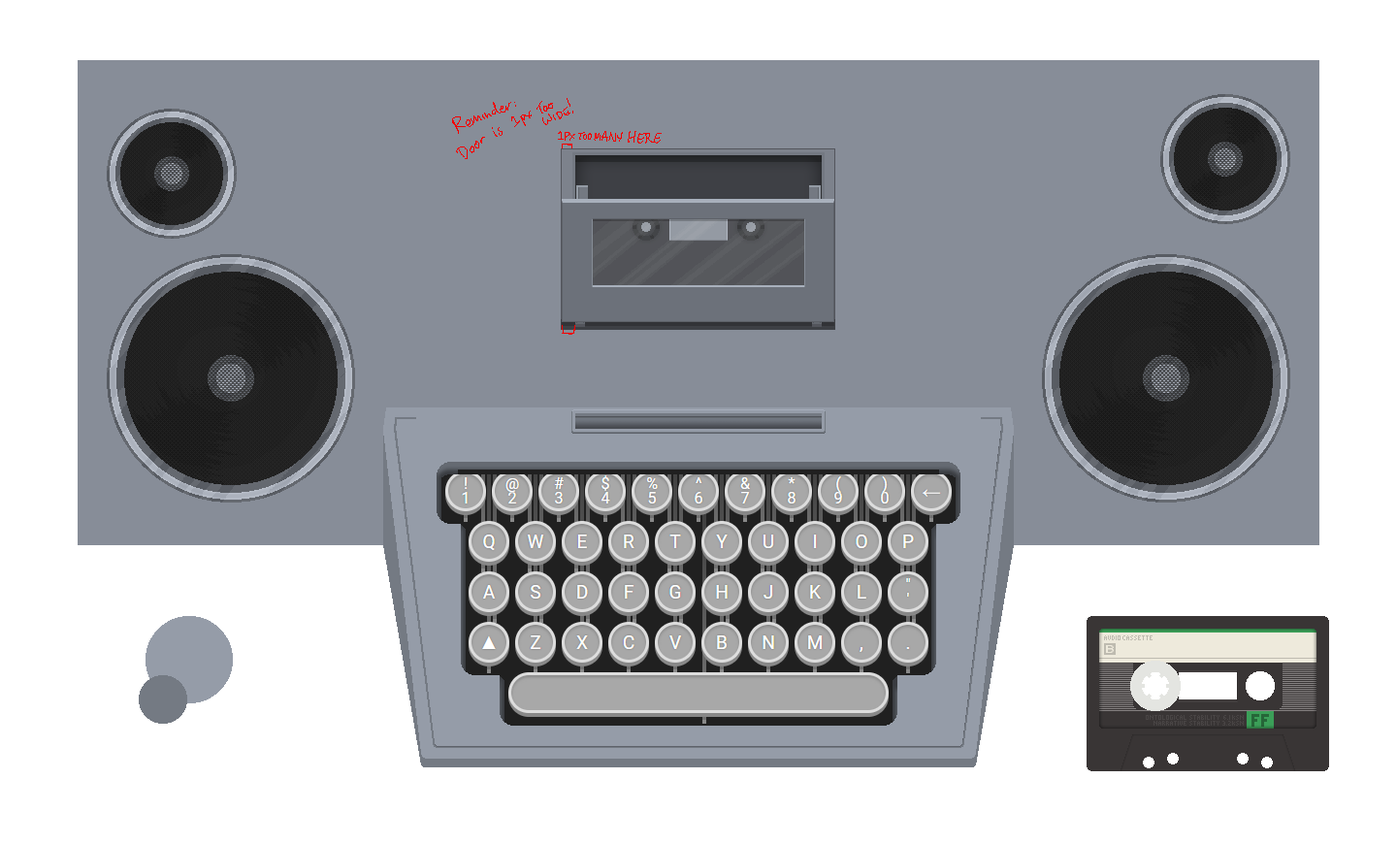
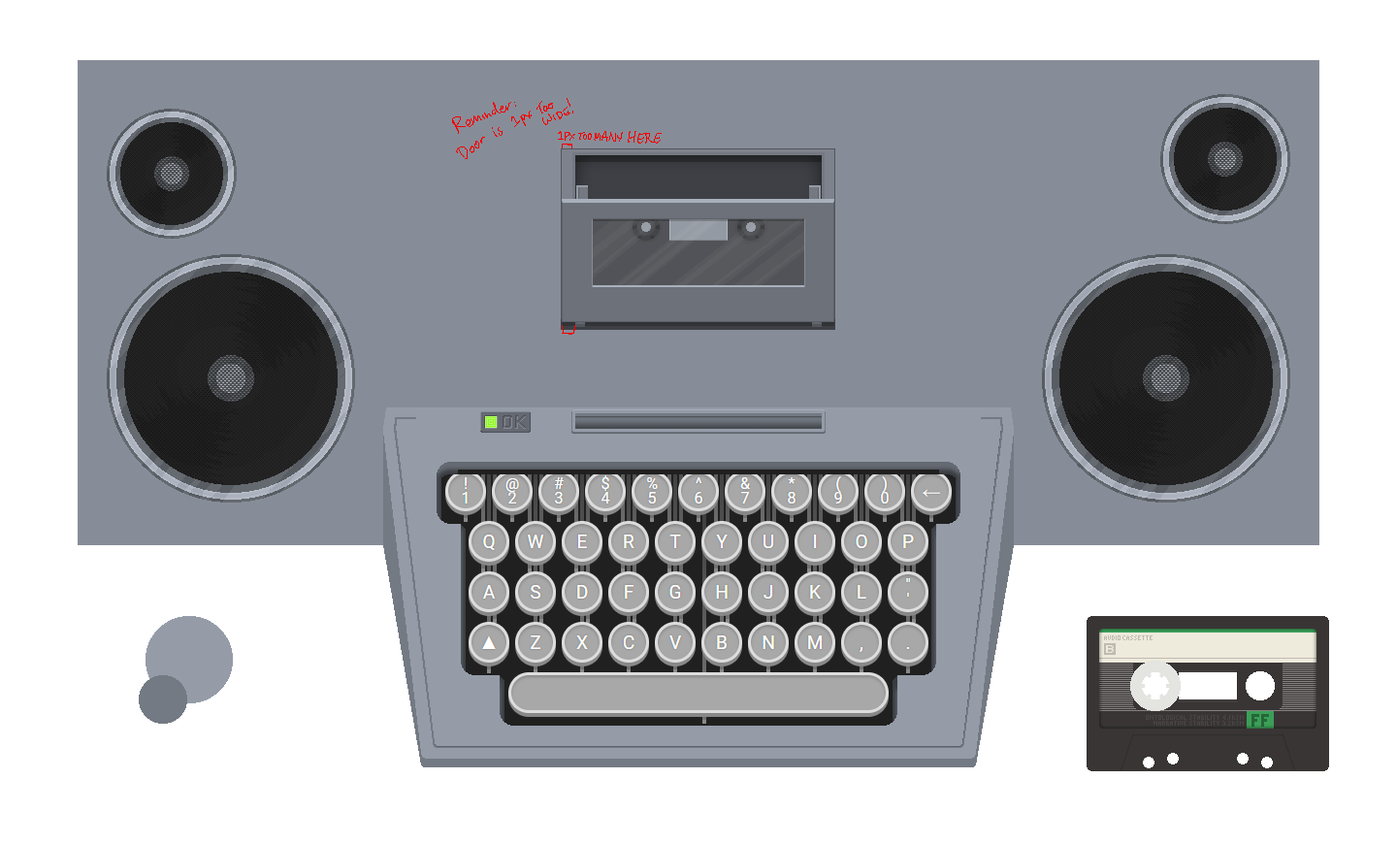
The second w=1397, h=844 image is a revision of the first. Changes to its layers:
added group "light" with 2 layers in group "front upper" over [480, 411, 531, 433]
added layer "Layer 45" in group "light" over [485, 416, 497, 428]
added layer "Layer 43" in group "light" over [480, 411, 531, 433]
